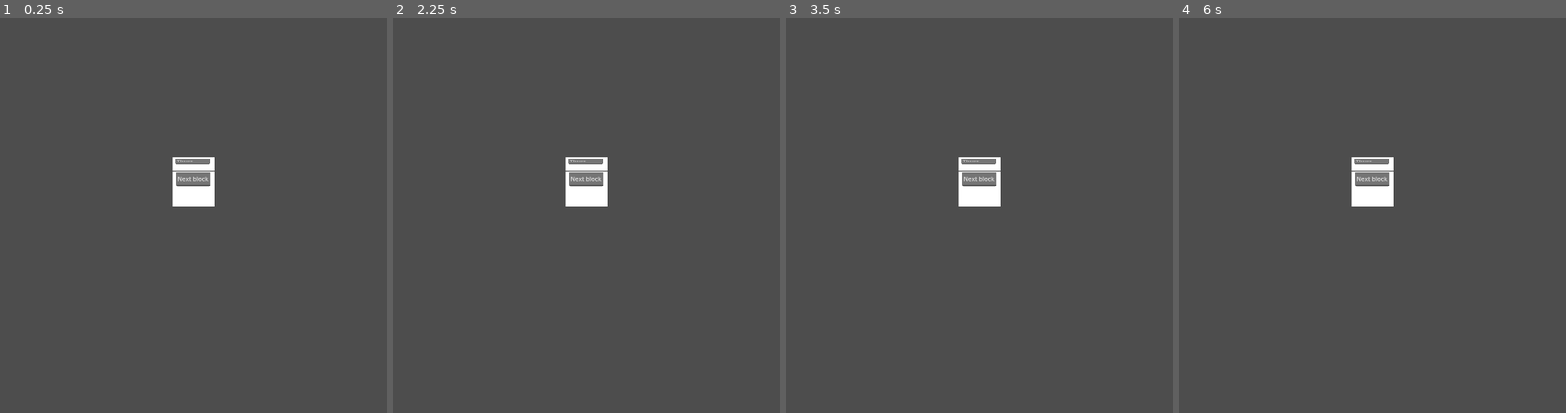
Above: before the commit, frames 1-4 (left to right).
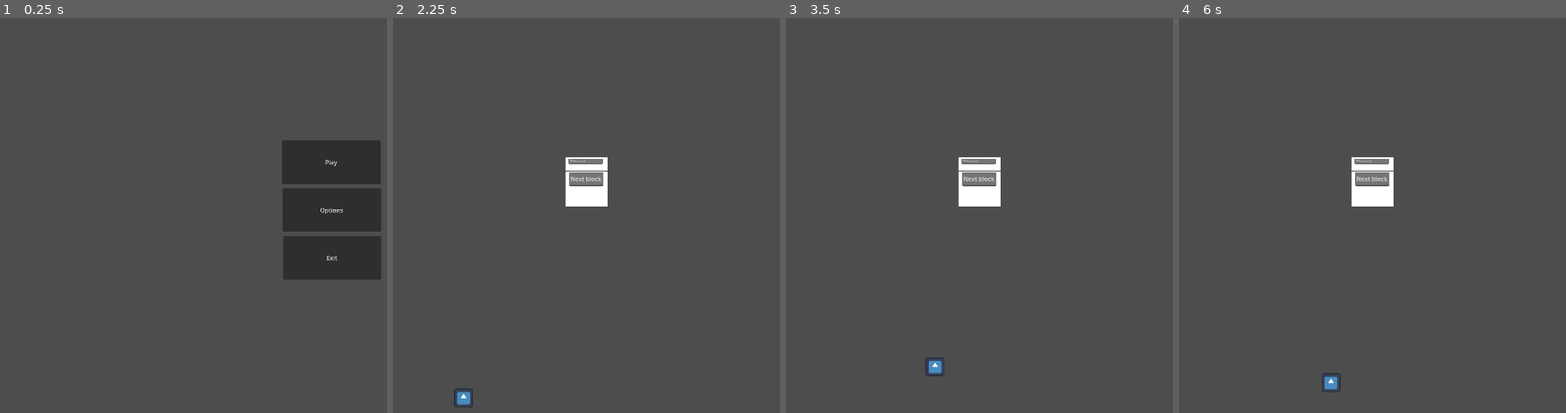
Above: after the commit, the same moments.

Repository: Paradox694/Aerial-Survivor
Game: Godot game, scene res://main_menu.tscn
The game is run twice, just before and just after one commit, with the same random seed, the same clock (stepped at 60 frames per second) and the same inputs. Before the commit the project starts from res://world.tscn. The engine's default icon, where the game draws it, is replaced by a stand-in: a white triangle on a blue panel in a dark square.
Inputs (mouse positions are in pixels of both pictures, inside the frame that each line leads up to):
- Up to frame 1 (0.25 s): no input
- Up to frame 2 (2.25 s): click (725, 211) at 0.5 s, where only the run after the commit has a clickable "Options"; click (412, 25) at 1.25 s, where only the run after the commit has a clickable "Back"; click (725, 164) at 2 s, where only the run after the commit has a clickable "Play"
- Up to frame 3 (3.5 s): tap Enter at 2.75 s; hold Right (move_right) from 2.78 s (still down); tap Up (jump) at 3.02 s
- Up to frame 4 (6 s): tap Up (jump) at 3.77, 5.27 s; tap Space at 4.25 s; release Right (move_right) at 4.28 s; hold Left (move_left) 4.28-5.03 s; hold Right (move_right) from 5.03 s (still down)

The runs differ from the first frame. In frame 1, 9.6% of the frame differs, in the area x 44-99%, y 30-67%; in frame 2, 0.1%; in frame 3, 0.1%; in frame 4, 0.2%.

Commit message:
Main Menu with play options and quit buttons Options Menu with a back buttton for now will add other features later on

Diff:
--- /dev/null
+++ b/Main Menu.gd
@@ -0,0 +1,12 @@
+extends Control
+
+func _on_play_pressed():
+	get_tree().change_scene_to_file("res://world.tscn")
+
+
+func _on_options_pressed():
+	get_tree().change_scene_to_file("res://OptionsMenu.tscn")
+
+
+func _on_quit_pressed():
+	get_tree().quit()
--- /dev/null
+++ b/OptionsMenu.gd
@@ -0,0 +1,4 @@
+extends Control
+
+func _on_back_pressed():
+	get_tree().change_scene_to_file("res://main_menu.tscn")
--- /dev/null
+++ b/OptionsMenu.tscn
@@ -0,0 +1,20 @@
+[gd_scene load_steps=2 format=3 uid="uid://dyw0iioc1kp7g"]
+
+[ext_resource type="Script" path="res://OptionsMenu.gd" id="1_q6l48"]
+
+[node name="OptionsMenu" type="Control"]
+layout_mode = 3
+anchors_preset = 15
+anchor_right = 1.0
+anchor_bottom = 1.0
+grow_horizontal = 2
+grow_vertical = 2
+script = ExtResource("1_q6l48")
+
+[node name="Back" type="Button" parent="."]
+layout_mode = 2
+offset_right = 110.0
+offset_bottom = 42.0
+text = "Back"
+
+[connection signal="pressed" from="Back" to="." method="_on_back_pressed"]
--- /dev/null
+++ b/main_menu.tscn
@@ -0,0 +1,40 @@
+[gd_scene load_steps=2 format=3 uid="uid://nhdd0ejmxc1g"]
+
+[ext_resource type="Script" path="res://Main Menu.gd" id="1_5v7l1"]
+
+[node name="Main Menu" type="Control"]
+layout_mode = 3
+anchors_preset = 15
+anchor_right = 1.0
+anchor_bottom = 1.0
+grow_horizontal = 2
+grow_vertical = 2
+script = ExtResource("1_5v7l1")
+
+[node name="Play" type="Button" parent="."]
+layout_mode = 2
+offset_left = 755.0
+offset_top = 328.0
+offset_right = 1019.0
+offset_bottom = 445.0
+text = "Play"
+
+[node name="Options" type="Button" parent="."]
+layout_mode = 2
+offset_left = 756.0
+offset_top = 456.0
+offset_right = 1020.0
+offset_bottom = 573.0
+text = "Options"
+
+[node name="Quit" type="Button" parent="."]
+layout_mode = 2
+offset_left = 758.0
+offset_top = 585.0
+offset_right = 1020.0
+offset_bottom = 701.0
+text = "Exit"
+
+[connection signal="pressed" from="Play" to="." method="_on_play_pressed"]
+[connection signal="pressed" from="Options" to="." method="_on_options_pressed"]
+[connection signal="pressed" from="Quit" to="." method="_on_quit_pressed"]
--- a/project.godot
+++ b/project.godot
@@ -11,7 +11,7 @@
 [application]
 
 config/name="Aerial Survivor"
-run/main_scene="res://world.tscn"
+run/main_scene="res://main_menu.tscn"
 config/features=PackedStringArray("4.2", "Forward Plus")
 config/icon="res://icon.svg"
 
--- a/world.tscn
+++ b/world.tscn
@@ -20,7 +20,6 @@
 position = Vector2(68, 422)
 
 [node name="Player" type="CharacterBody2D" parent="."]
-visible = false
 position = Vector2(121, 584)
 script = ExtResource("1_yo3gj")
 
